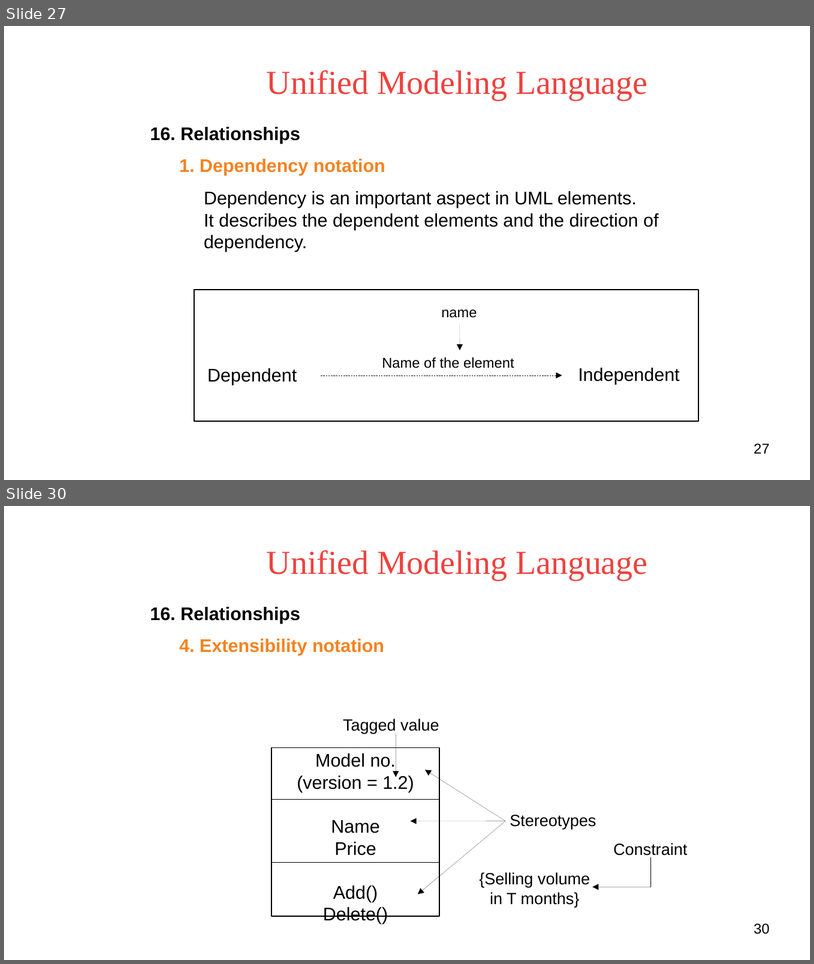
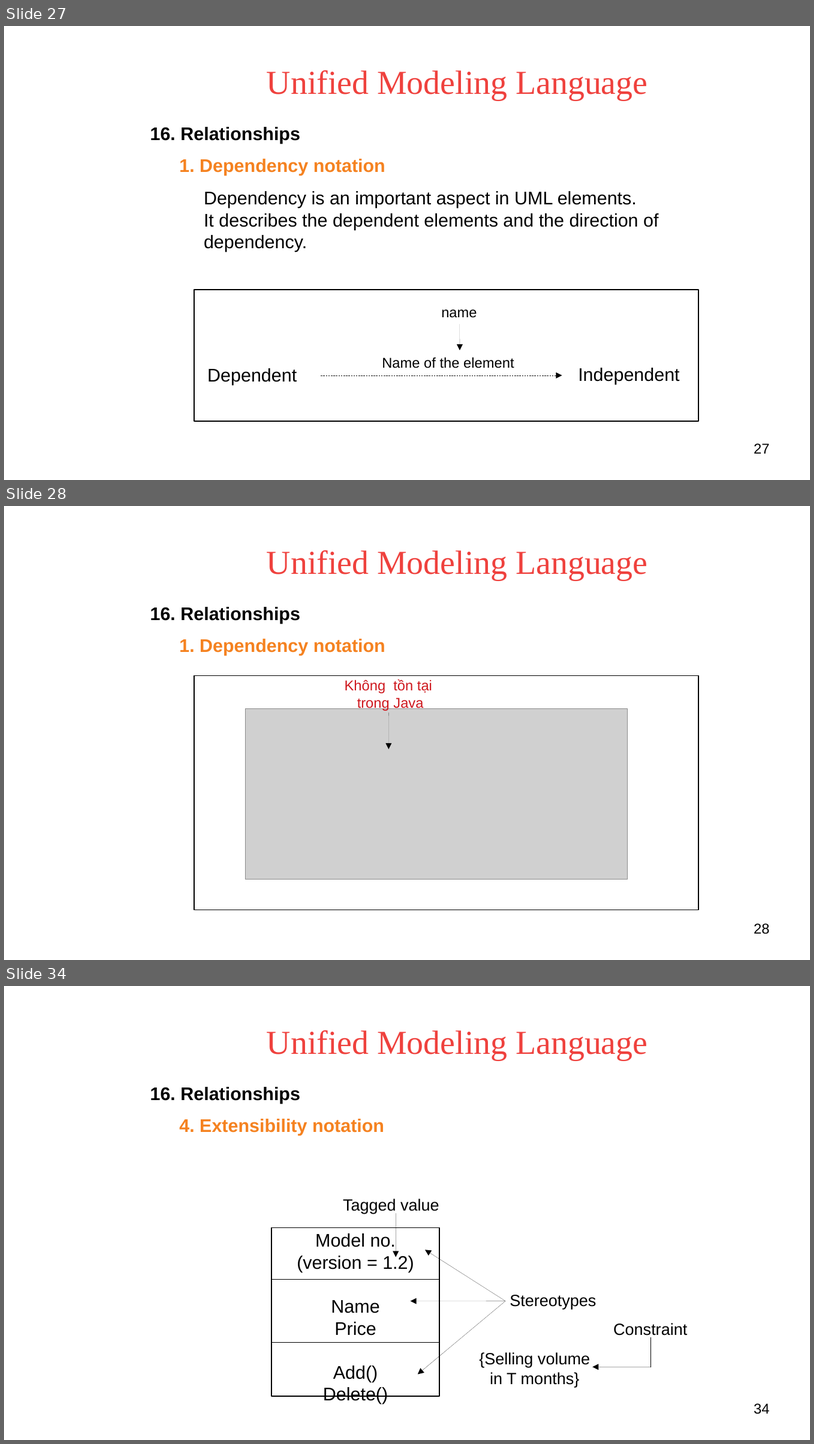
Before and after one commit to voducman/new, a slide deck: UML Presents.odp. Shown one above the other, each under a label of ours: slides 27 and 30 before the commit, slides 27, 28 and 34 after it; the slides between them are not shown. The pictures are 814x964 and 814x1444 pixels, drawn with LibreOffice and Linux fonts; fonts in the diff are those of the drawing; grey boxes stand for pictures; background and template pictures are left out. Boxes give left, top, right and bottom in pixels: in the first picture for what was removed or moved away, otherwise in the second. Text is boxed around its words. In the diff, an @@ line names an element or a change of style, - is before the commit and + after.

```diff
--- a/UML Presents.odp
+++ b/UML Presents.odp
@@ slide 28 added at <box>4,506,810,960</box>, background picture (left out) @@
@@ title added at <box>267,550,648,580</box>, 33 pt, text #EF413D @@
+Unified Modeling Language
@@ text added at <box>150,607,300,623</box>, 18 pt, text #000000, bold @@
+16. Relationships
@@ text added at <box>179,639,386,655</box>, 18 pt, text #F58220, bold @@
+1. Dependency notation
@@ rectangle added at <box>194,676,699,910</box>, fill #FFFFFF, outline #000000 0.99 pt @@
@@ text added at <box>345,679,432,711</box>, 14 pt, text #CE181E @@
+Không tồn tại trong Java
@@ picture added at <box>245,709,628,879</box> @@
@@ arrow added from (389, 712) to (389, 749), #000000 0 pt @@
@@ page number added at <box>754,923,770,934</box>, 14 pt, text #000000 @@
+28
@@ what was slide 30 is now slide 34 @@
@@ page number at <box>754,1403,770,1414</box>: text changed @@
-30
+34
```
Also in this commit, not shown: 7 slides changed, 4 other slides added.
